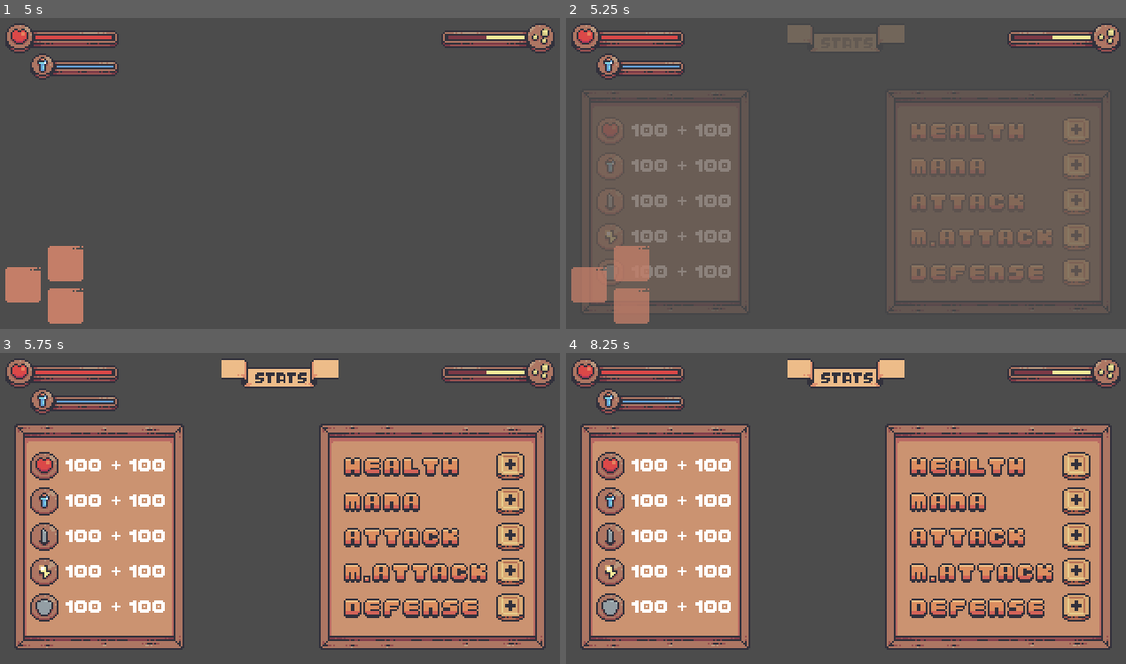
Above: before the commit, frames 1-4 (two rows, left to right).
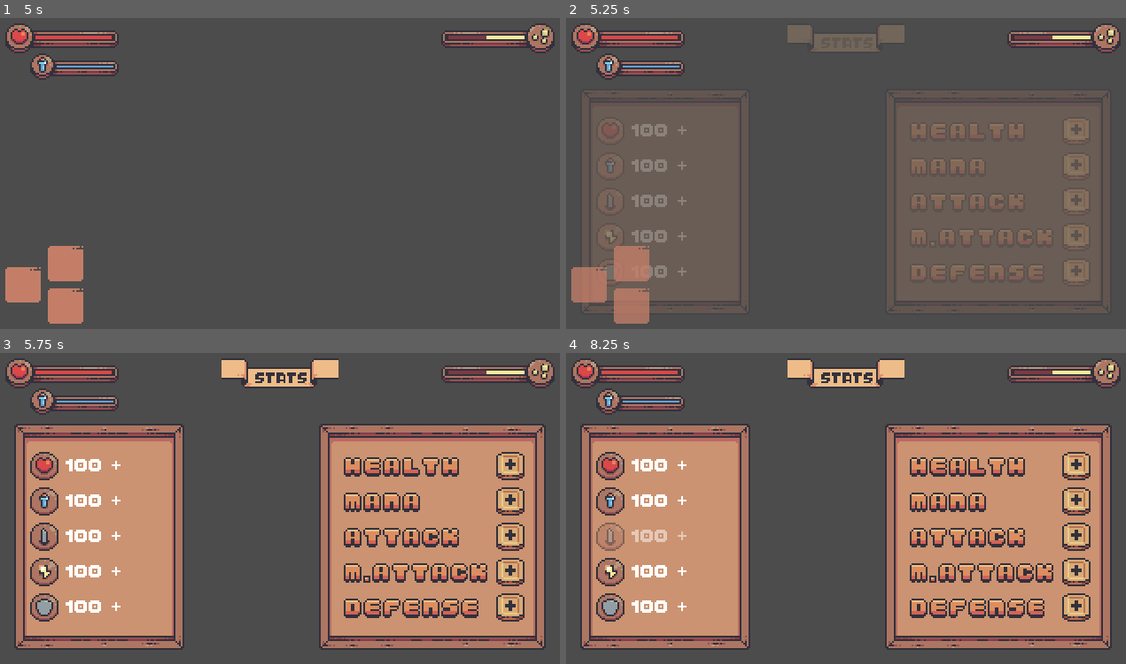
Above: after the commit, the same moments.

Repository: soapmactavish23/dawn-forest
Game: Godot game, scene res://scenes/interface/general/hud.tscn
The game is run twice, just before and just after one commit, with the same random seed, the same clock (stepped at 60 frames per second) and the same inputs. This scene is started directly instead of the project's main scene.
Inputs (mouse positions are in pixels of both pictures, inside the frame that each line leads up to):
- Up to frame 1 (5 s): tap Enter at 0.5, 2, 3.5 s; move the mouse to (403, 157) at 0.52 s; hold Right (ui_right) 0.53-2.03 s; tap H (Dano) at 0.6 s; tap Space (ui_select) at 0.77, 1.25, 1.52, 2.75, 3.02, 3.77, 4.25, 4.52 s; move the mouse to (168, 189) at 1.27 s; tap Q (attack) at 1.35 s; move the mouse to (336, 105) at 2.02 s; hold Left (ui_left) 2.03-2.78 s; click (336, 105) at 2.1 s; move the mouse to (252, 235) at 2.77 s; hold Right (ui_right) 2.78-4.28 s; tap S (crouch) at 2.85 s; move the mouse to (448, 220) at 3.52 s; hold W (defense) 3.53-4.28 s; move the mouse to (112, 126) at 4.27 s; hold Left (ui_left) from 4.28 s (still down); tap R (magic_attack) at 4.35 s
- Up to frame 2 (5.25 s): move the mouse to (874, 173) at 5.02 s; release Left (ui_left) at 5.03 s; hold Right (ui_right) from 5.03 s (still down); tap O (stats) at 5.1 s
- Up to frame 3 (5.75 s): keep holding Right (ui_right)
- Up to frame 4 (8.25 s): move the mouse to (762, 427) at 5.77 s; release Right (ui_right) at 5.78 s; hold Left (ui_left) 5.78-6.5 s; tap H (Dano) at 5.85 s; tap Space (ui_select) at 6.02, 7.52 s; click (1075, 464) at 6.52 s; move the mouse to (969, 492) at 7.27 s; hold Left (ui_left) 7.28-8.03 s; tap Q (attack) at 7.35 s; move the mouse to (734, 524) at 8.02 s; hold Right (ui_right) from 8.03 s (still down); click (734, 524) at 8.1 s

Frame 1 is identical in both runs. In frame 2, 0.8% of the frame differs, in the area x 23-30%, y 34-84%; in frame 3, 0.8%; in frame 4, 1.2%, in the area x 5-30%, y 34-84%.
Error after the commit: Invalid call. Nonexistent function 'update_container' in base 'TextureRect'. (res://scripts/interface/player/left_container.gd:39)

Commit message:
148. Script do container da esquerda #2.

Diff:
--- a/scenes/interface/general/hud.tscn
+++ b/scenes/interface/general/hud.tscn
@@ -14,5 +14,6 @@
 [node name="StatsContainer" parent="." groups=["stats_hud"] instance=ExtResource( 5 )]
 
 [node name="BarContainer" parent="." instance=ExtResource( 1 )]
+mouse_filter = 2
 
 [node name="EquipamentContainer" parent="." groups=["equipament_container"] instance=ExtResource( 4 )]
--- a/scripts/interface/player/left_container.gd
+++ b/scripts/interface/player/left_container.gd
@@ -7,10 +7,14 @@
 
 func _ready():
 	for container in grid_container.get_children():
+		default_bonus_value(container)
 		container.connect("mouse_exited", self, "mouse_interaction",
 		["exited", container])
 		container.connect("mouse_entered", self, "mouse_interaction",
 		["entered", container])
+
+func default_bonus_value(container: HBoxContainer) -> void:
+	container.get_node("Bonus").text = ""
 
 func mouse_interaction(state: String, container: HBoxContainer):
 	match state:
